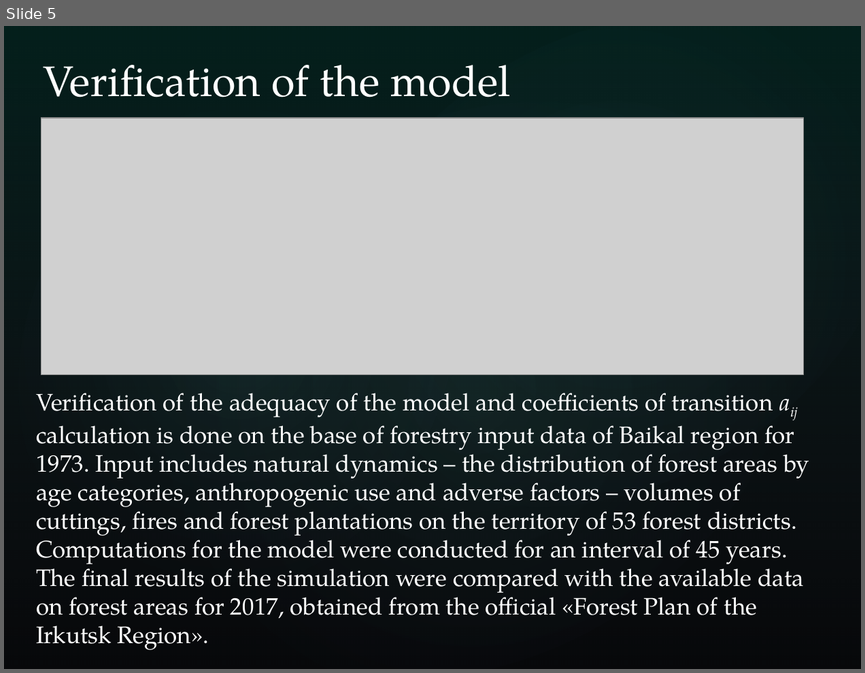
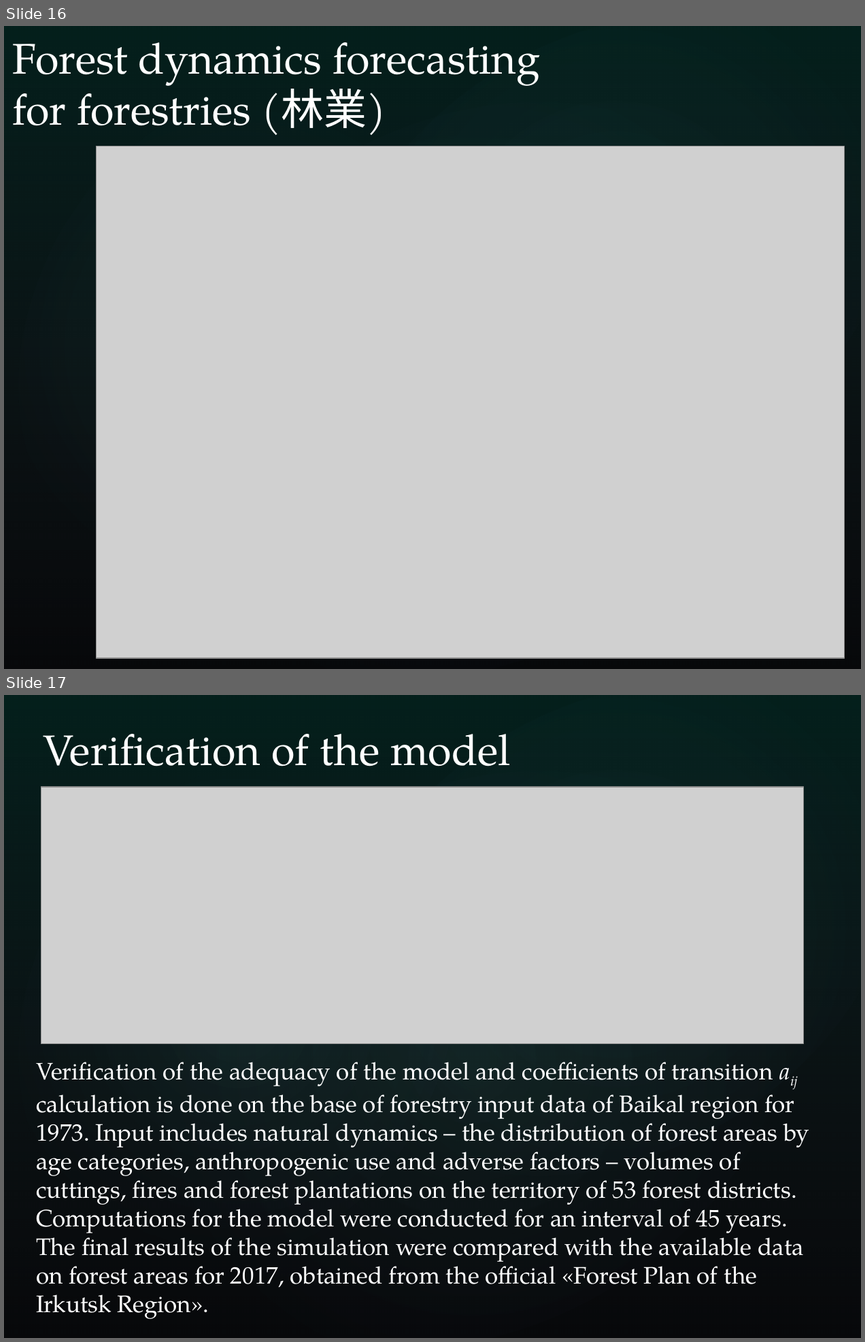
Before and after one commit to eugeneai/pres, a slide deck: china-travel/ready/popova_aiit19.pptx. Shown one above the other, each under a label of ours: slide 5 before the commit, slides 16 and 17 after it. The pictures are 865x673 and 865x1342 pixels, drawn with LibreOffice and Linux fonts; fonts in the diff are those of the drawing; grey boxes stand for pictures; background and template pictures are left out. Boxes give left, top, right and bottom in pixels: in the first picture for what was removed or moved away, otherwise in the second. Text is boxed around its words. In the diff, an @@ line names an element or a change of style, - is before the commit and + after.

```diff
--- a/china-travel/ready/popova_aiit19.pptx
+++ b/china-travel/ready/popova_aiit19.pptx
@@ slide 16 added at box(4, 26, 861, 669), background picture (left out); not listed: 4 template elements that a slide beside it also shows @@
@@ text added at box(13, 42, 540, 135), 36 pt, text #FFFFFF @@
+  Forest dynamics forecasting
+  for forestries (林業)
@@ picture added at box(96, 146, 844, 658) @@
@@ what was slide 5 is now slide 17 @@
```
Also in this commit, not shown: 5 slides changed, 13 other slides added, 1 slide removed, 8 other files.
